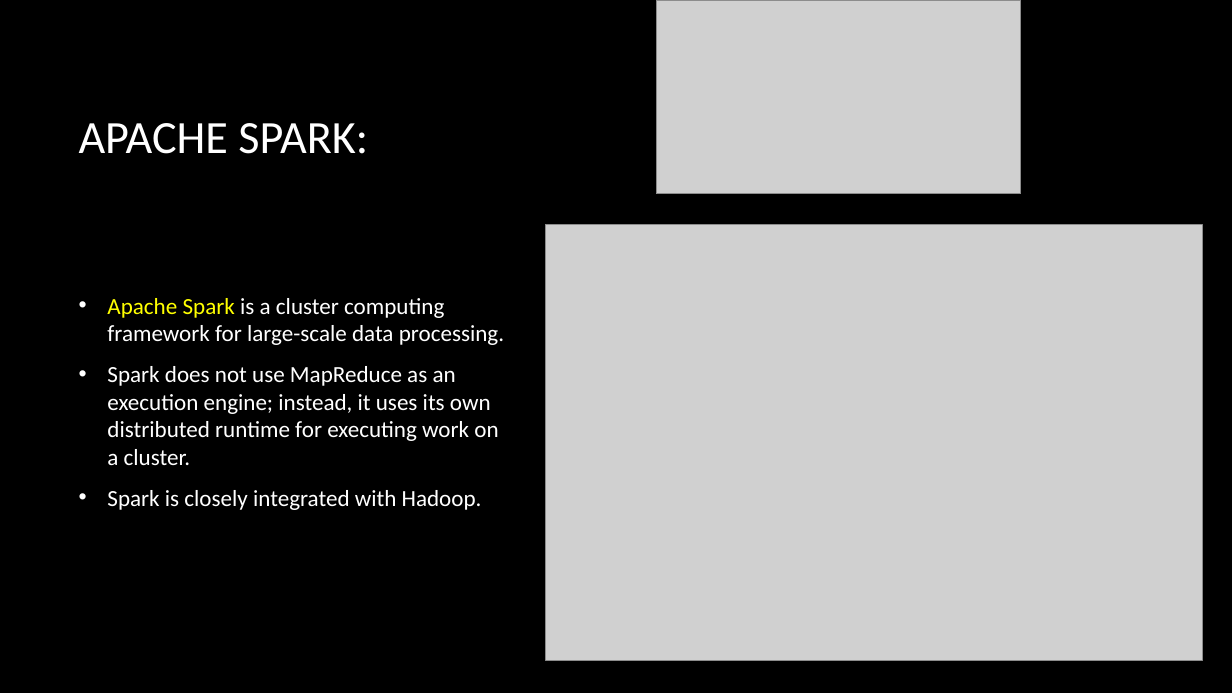
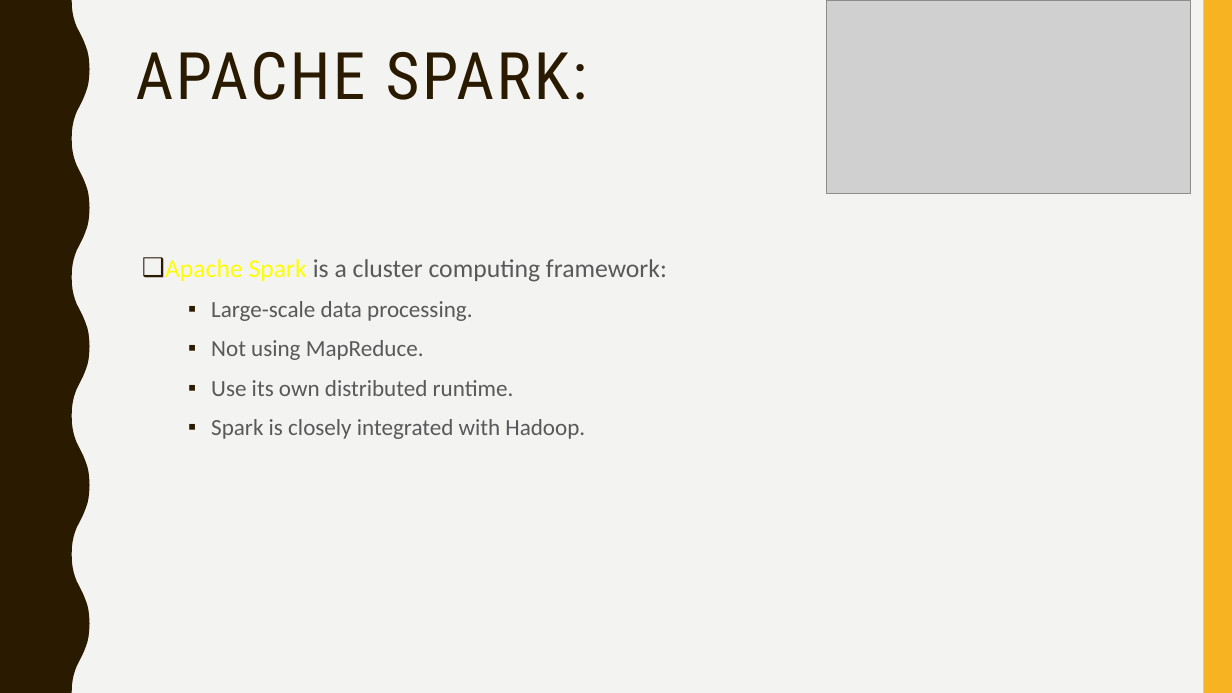
Before and after one commit to fnaticTrucMinh/UIT_AEP_BigDataRESEARCH, a slide deck: slide 24 of Presentation/Ecosystem of Hadoop.pptx (slide 6 before the commit). Drawn at 1232x693 pixels with LibreOffice and Linux fonts; fonts in the diff are those of the drawing; grey boxes stand for pictures; background and template pictures are left out. Boxes give left, top, right and bottom in pixels: in the first picture for what was removed or moved away, otherwise in the second. Text is boxed around its words. In the diff, an @@ line names an element or a change of style, - is before the commit and + after.

```diff
--- a/Presentation/Ecosystem of Hadoop.pptx
+++ b/Presentation/Ecosystem of Hadoop.pptx
@@ background picture (left out) to #F3F3F2 @@
@@ freeform shape added at (0,0,90,693), fill #2A1A00 @@
@@ picture: place and size @@
-picture at (656,0,1021,194)
+picture at (826,0,1191,194)
@@ rectangle added at (1203,0,1232,693), fill #F8B323 @@
@@ title "APACHE SPARK:": place and size @@
-title "APACHE SPARK:" at (79,123,368,154)
+title "APACHE SPARK:" at (136,52,588,100)
@@ title "APACHE SPARK:" at (136,52,588,100): size 36 to 51 pt, font Calibri to Roboto Condensed, text colour #FFFFFF to #2A1A00, letter spacing 0 to 2 pt; line spacing 1 to 0.9; vertical alignment middle to top @@
@@ picture removed at (545,225,1202,661) @@
@@ text "Apache Spark is a cluster ...": place and size @@
-text "Apache Spark is a cluster ..." at (107,298,504,510)
+text "Apache Spark is a cluster ..." at (165,259,667,439)
@@ text "Apache Spark is a cluster ..." at (165,259,667,439): vertical alignment middle to top @@
@@ text at (165,259,667,396): text changed; text colour #FFFFFF to #595959 @@
-• Apache Spark is a cluster computing framework for large-scale data processing.
-• Spark does not use MapReduce as an execution engine; instead, it uses its own distributed runtime for executing work on a cluster.
+❑ Apache Spark is a cluster computing framework:
+  ▪ Large-scale data processing.
+  ▪ Not using MapReduce.
+  ▪ Use its own distributed runtime.
@@ text at (211,419,585,439): text colour #FFFFFF to #595959 in "Spark is closely integrated with Hadoop."; bullet • to ▪; list level 1 to 2 in "Spark is closely integrated with ..."; line spacing 1 to 1.1; bullet colour #FFFFFF to #2A1A00 @@
```
Also in this commit, not shown: 12 other slides changed, 18 slides added, 3 slides removed.
